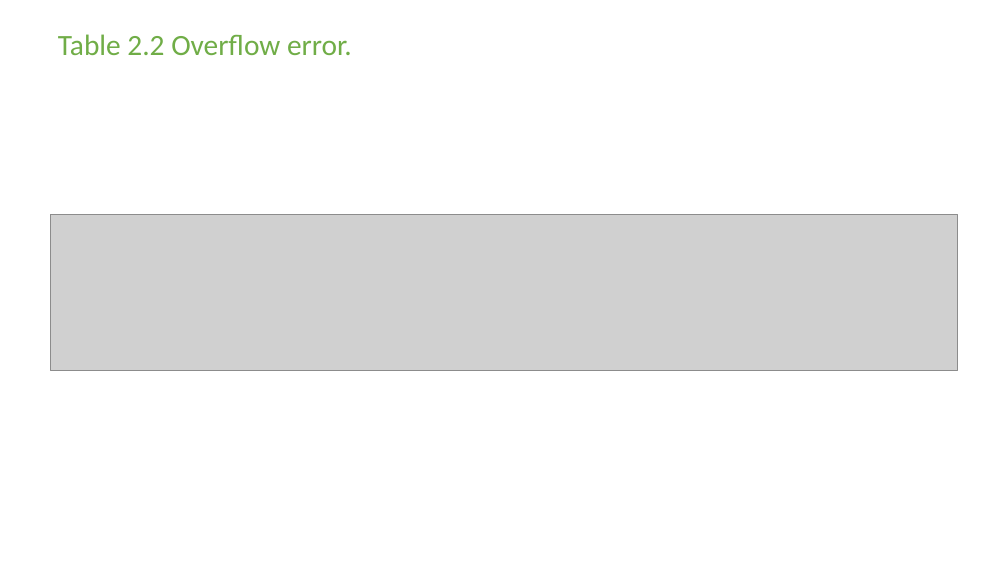
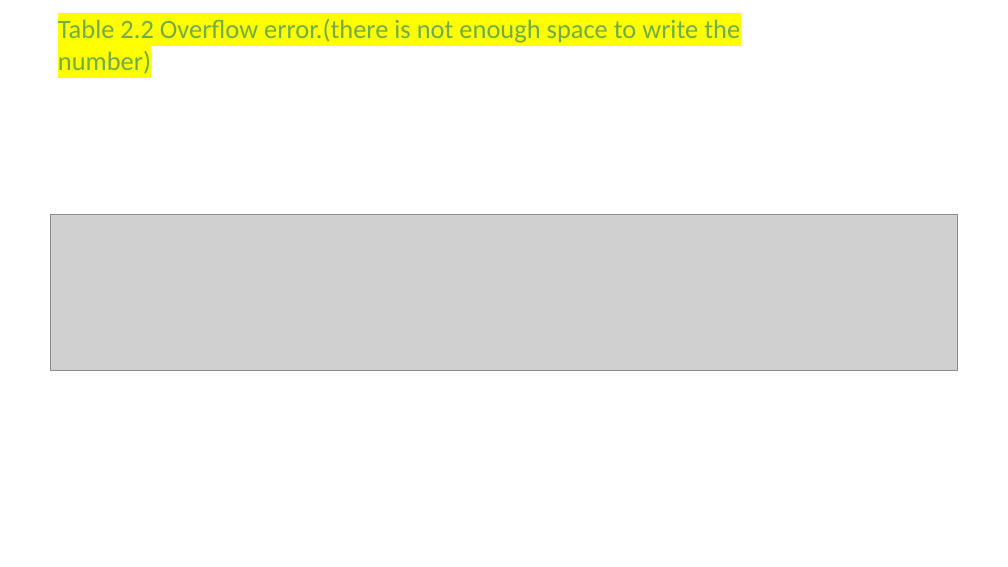
Before and after one commit to Loufi60/TestRepo, a slide deck: slide 16 of Introduction to Python Programming - Chapter 2 - expressions.pptx. Drawn at 1008x567 pixels with LibreOffice and Linux fonts; fonts in the diff are those of the drawing; grey boxes stand for pictures; background and template pictures are left out. Boxes give left, top, right and bottom in pixels: in the first picture for what was removed or moved away, otherwise in the second. Text is boxed around its words. In the diff, an @@ line names an element or a change of style, - is before the commit and + after.

```diff
--- a/Introduction to Python Programming - Chapter 2 - expressions.pptx
+++ b/Introduction to Python Programming - Chapter 2 - expressions.pptx
@@ title at (x1=58, y1=19, x2=740, y2=74): text changed; size 28 to 25.2 pt @@
-Table 2.2 Overflow error.
+Table 2.2 Overflow error.(there is not enough space to write the number)
```
Also in this commit, not shown: 6 other slides changed, 3 other files.
